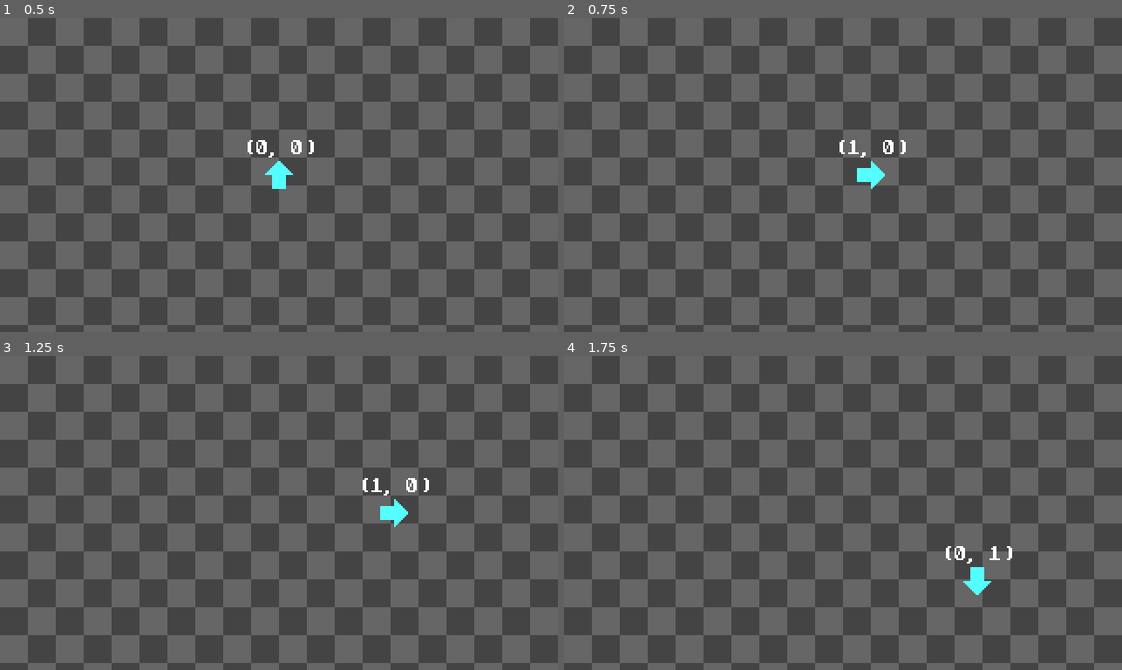
Above: before the commit, frames 1-4 (two rows, left to right).
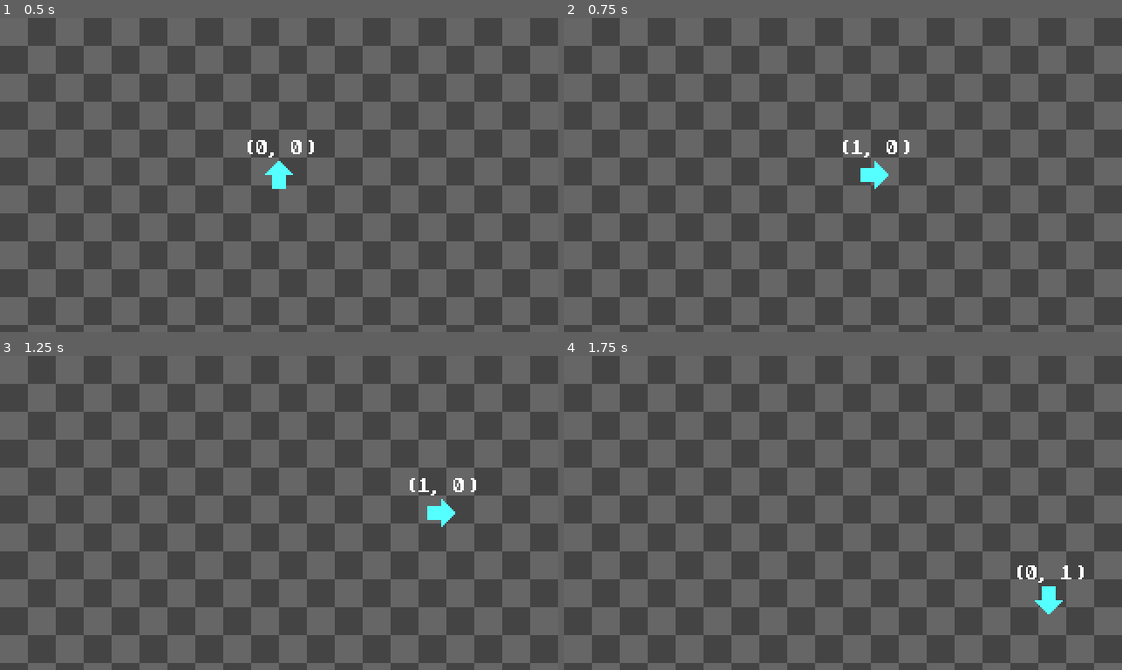
Above: after the commit, the same moments.

Repository: TruPotato/ARIZONA-QUEST
Game: Godot game, scene res://testscene.tscn
The game is run twice, just before and just after one commit, with the same random seed, the same clock (stepped at 60 frames per second) and the same inputs.
Inputs:
- Up to frame 1 (0.5 s): no input
- Up to frame 2 (0.75 s): tap Enter at 0.5 s; hold Right (right) from 0.53 s (still down)
- Up to frame 3 (1.25 s): keep holding Right (right)
- Up to frame 4 (1.75 s): release Right (right) at 1.28 s; hold Down (down) from 1.28 s (still down)

Frame 1 is identical in both runs. In frame 2, 0.4% of the frame differs, in the area x 49-62%, y 38-55%; in frame 3, 0.8%; in frame 4, 0.8%, in the area x 68-94%, y 60-83%.

Commit message:
fiddle with values

Diff:
--- a/Assets/Scenes/Characters/TestArrow/controller.gd
+++ b/Assets/Scenes/Characters/TestArrow/controller.gd
@@ -1,7 +1,7 @@
 extends CharacterBody2D
 
-const SPEED = 100.0
-const FRICTION = 1000.0
+const SPEED = 150.0
+const FRICTION = 850.0
 var HEALTH = 3.0
 var DEBUG = true
 
Not shown, added: export_presets.cfg
